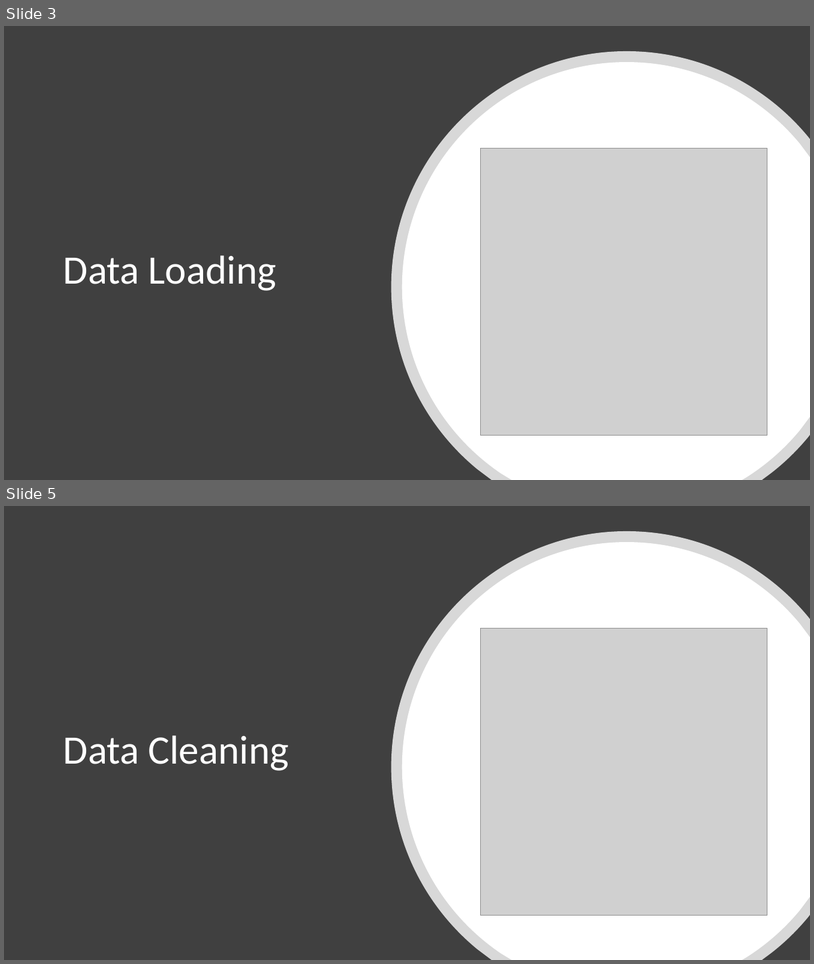
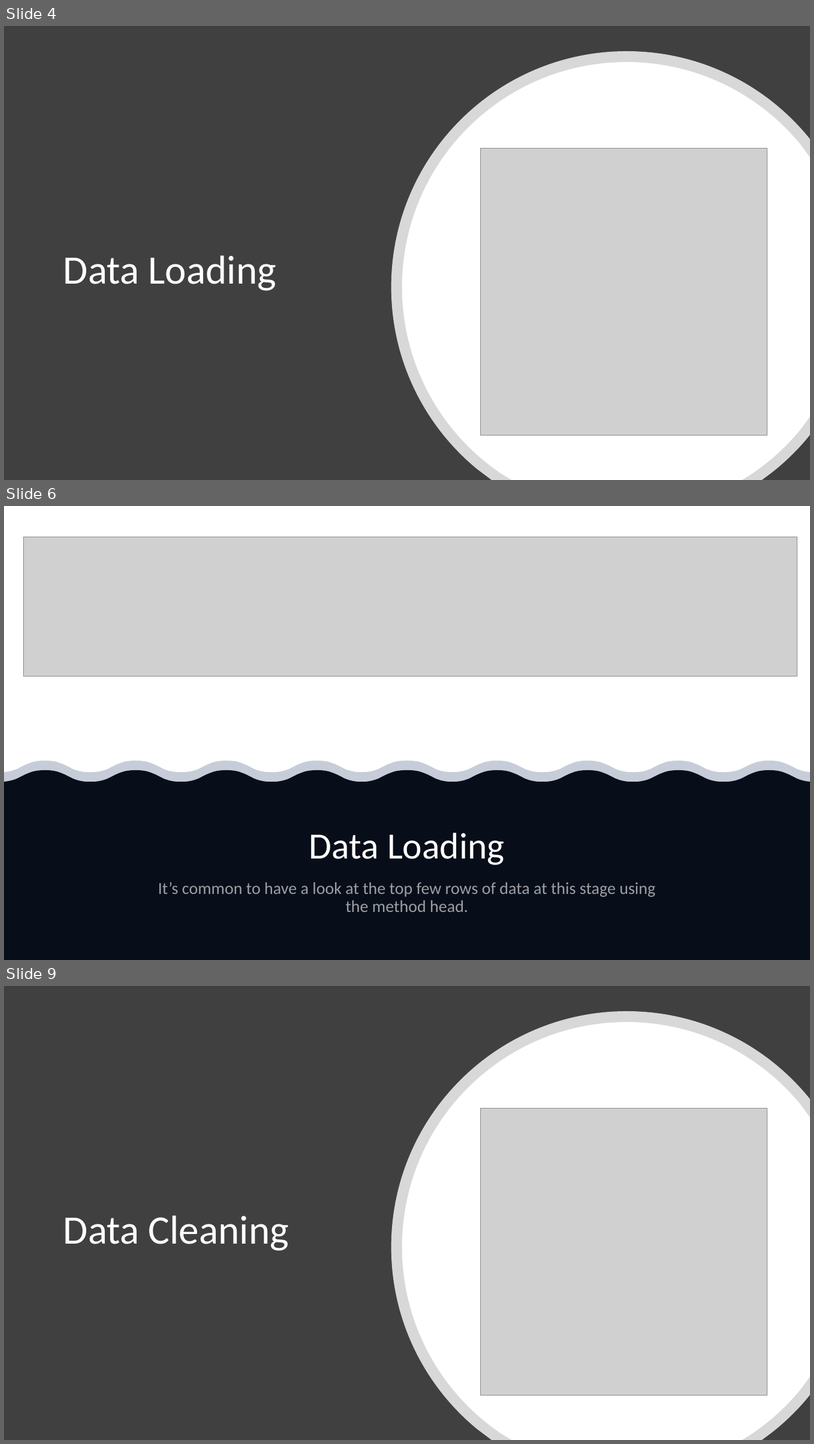
Before and after one commit to Moaaz-Mahmoud/Third-Year-Electrical-Testing-3A, a slide deck: projects-for-the-practical-exam/house-pricing/presentation.pptx. Shown one above the other, each under a label of ours: slides 3 and 5 before the commit, slides 4, 6 and 9 after it; the slides between them are not shown. The pictures are 814x964 and 814x1444 pixels, drawn with LibreOffice and Linux fonts; fonts in the diff are those of the drawing; grey boxes stand for pictures. Boxes give left, top, right and bottom in pixels: in the first picture for what was removed or moved away, otherwise in the second. Text is boxed around its words. In the diff, an @@ line names an element or a change of style, - is before the commit and + after.

```diff
--- a/projects-for-the-practical-exam/house-pricing/presentation.pptx
+++ b/projects-for-the-practical-exam/house-pricing/presentation.pptx
@@ slide 6 added at box(4, 506, 810, 960), background #FFFFFF @@
@@ picture added at box(23, 537, 798, 676) @@
@@ freeform shape added at box(4, 770, 810, 960), fill #000000 @@
@@ freeform shape added at box(4, 760, 810, 960), fill #203864 at 25% opacity @@
@@ title added at box(309, 832, 505, 865), 44 pt, text #FFFFFF @@
+Data Loading
@@ text added at box(158, 882, 656, 912), 20 pt, text #FFFFFF at 60% opacity @@
+It’s common to have a look at the top few rows of data at this stage using the method head.
@@ what was slide 3 is now slide 4 @@
@@ what was slide 5 is now slide 9 @@
```
Also in this commit, not shown: 6 slides changed, 9 other slides added, 2 slides removed, 32 other files.
